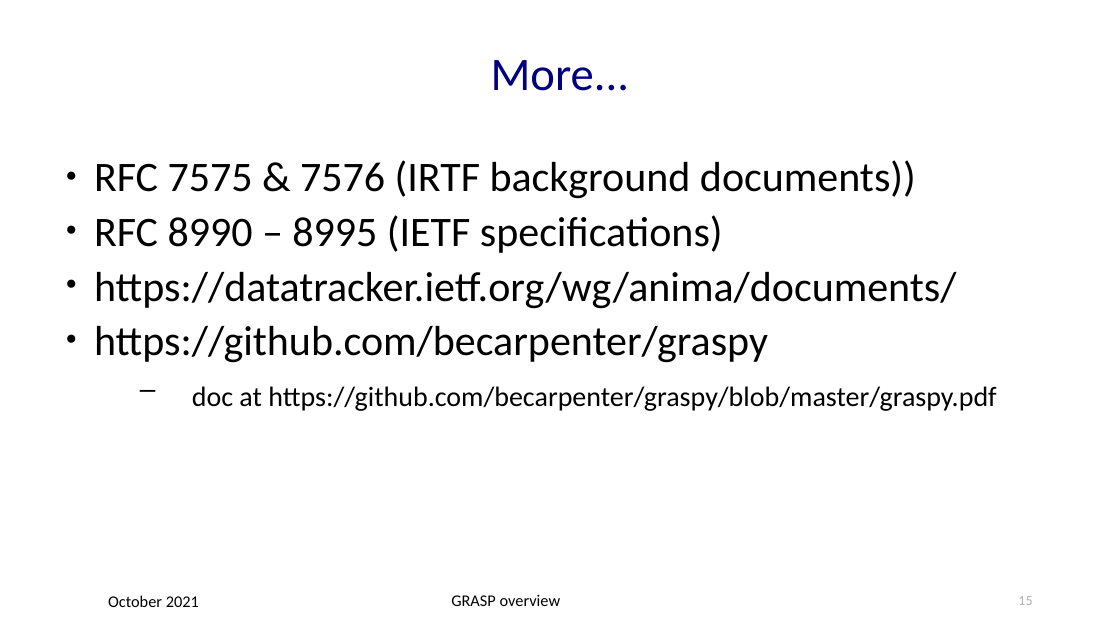
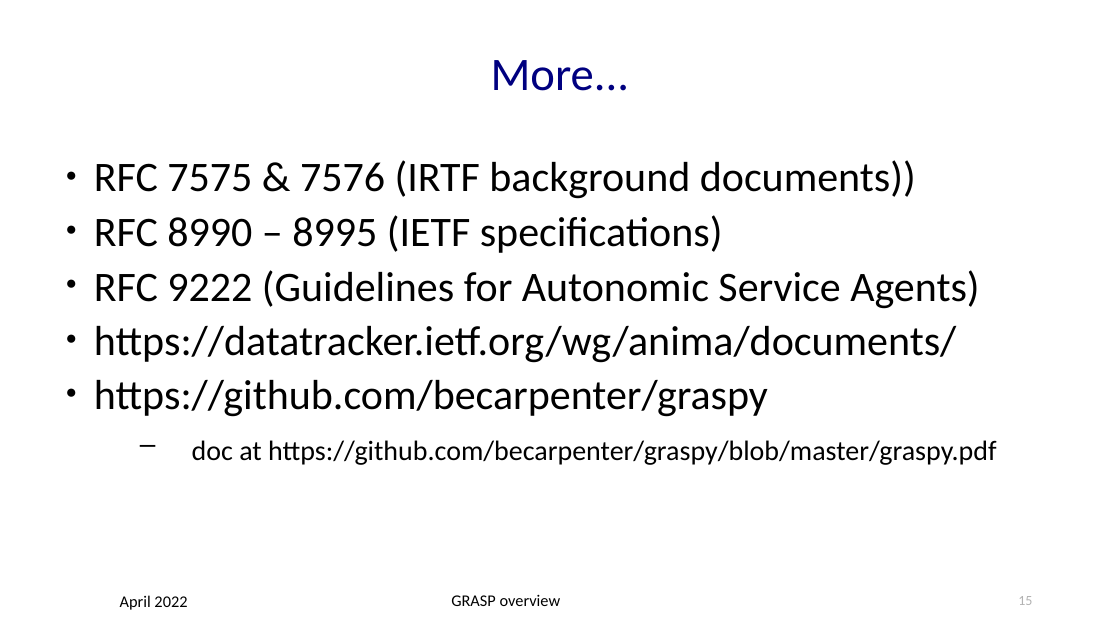
Before and after one commit to becarpenter/graspdoc, a slide deck: slide 15 of GRASP-intro.ppt. Drawn at 1120x630 pixels with LibreOffice and Linux fonts; fonts in the diff are those of the drawing. Boxes give left, top, right and bottom in pixels: in the first picture for what was removed or moved away, otherwise in the second. Text is boxed around its words. In the diff, an @@ line names an element or a change of style, - is before the commit and + after.

```diff
--- a/GRASP-intro.ppt
+++ b/GRASP-intro.ppt
@@ text at box(94, 270, 979, 309): paragraph added @@
+● RFC 9222 (Guidelines for Autonomic Service Agents)
@@ text removed at box(108, 595, 199, 607) @@
-October 2021
@@ text added at box(120, 595, 187, 610), 14 pt, text #000000 @@
+April 2022
```
Also in this commit, not shown: 13 other slides changed, 5 other files.
